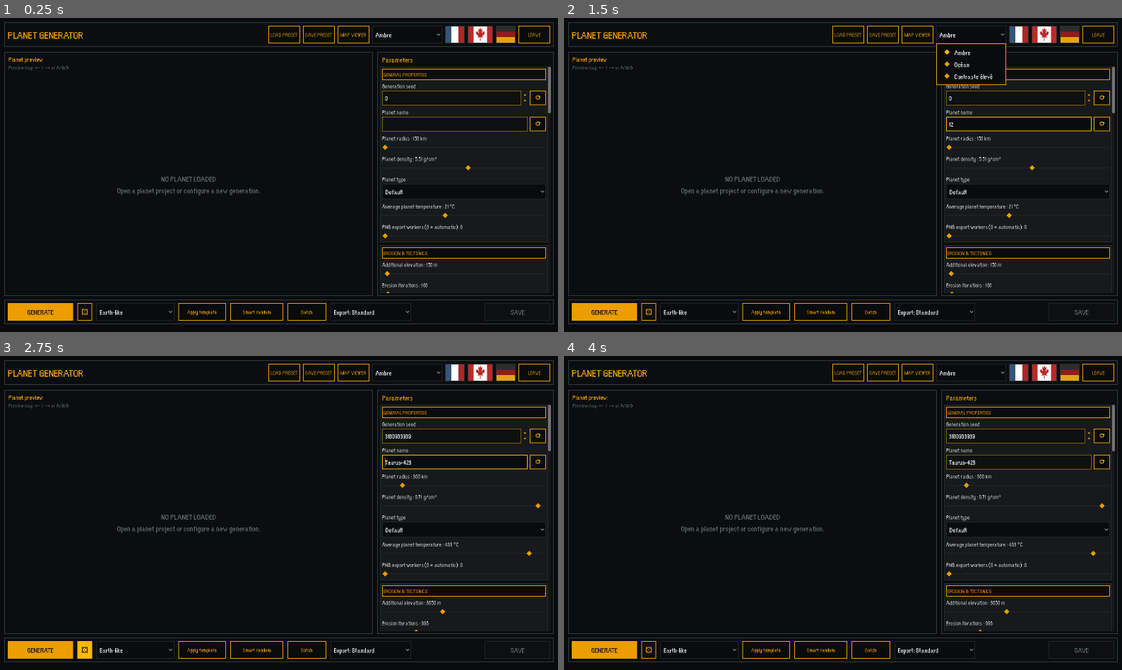
Above: before the commit, frames 1-4 (two rows, left to right).
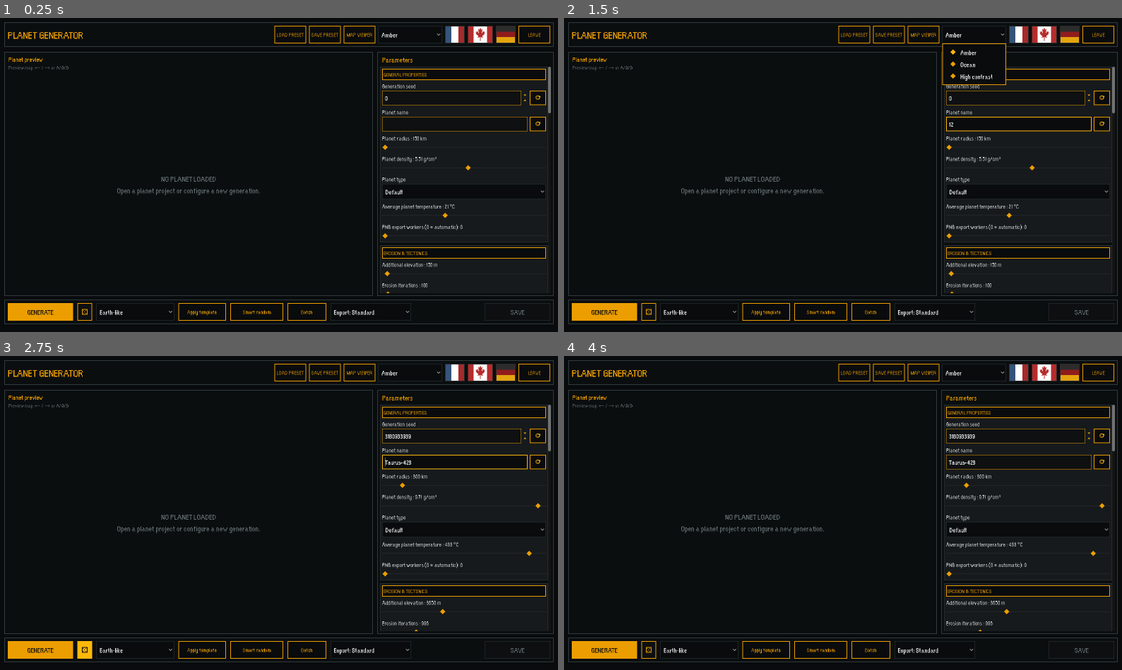
Above: after the commit, the same moments.

Repository: Jujedie/PlanetGenerator
Game: Godot game, scene res://data/scn/master.tscn
Two runs of this game, one before a commit and one after it. Both use one fixed random seed, a clock stepped at 60 frames per second and the inputs below.
Inputs (mouse positions are in pixels of both pictures, inside the frame that each line leads up to):
- Up to frame 1 (0.25 s): no input
- Up to frame 2 (1.5 s): click (1021, 124) at 0.52 s; type "12" at 0.6 s; click "Ambre" (after the commit: "Amber") at 1.25 s
- Up to frame 3 (2.75 s): click (83, 651) at 2 s
- Up to frame 4 (4 s): click "MAP VIEWER" at 2.75 s; click "PARAMETERS" at 3.5 s

The runs differ from the first frame. In frame 1, 0.3% of the frame differs, in the area x 48-72%, y 2-9%; in frame 2, 0.5%, in the area x 48-77%, y 2-22%; in frame 3, 0.3%; in frame 4, 0.3%.

Commit message:
feat: Ajouter des traductions pour les thèmes UI et améliorer la gestion des traductions

Diff:
--- a/data/translations/base.csv
+++ b/data/translations/base.csv
@@ -342,3 +342,7 @@
 UI_TOOLTIP_RESET_VIEW,Reset zoom and pan. Shortcut: Ctrl+0.,Réinitialiser le zoom et le déplacement. Raccourci : Ctrl+0.,Zoom und Verschiebung zurücksetzen. Tastenkürzel: Strg+0.
 UI_TOOLTIP_RANDOM_NAME,Generate a random planet name.,Générer un nom de planète aléatoire.,Einen zufälligen Planetennamen erzeugen.
 UI_TOOLTIP_RANDOM_SEED,Generate a random seed.,Générer une graine aléatoire.,Einen zufälligen Seed erzeugen.
+UI_THEME_AMBER,Amber,Ambre,Bernstein
+UI_THEME_OCEAN,Ocean,Océan,Ozean
+UI_THEME_HIGH_CONTRAST,High contrast,Contraste élevé,Hoher Kontrast
+UI_THEME_TOOLTIP,UI theme,Thème de l’interface,UI-Theme
--- a/src/classes/classes_io/ui_theme_manager.gd
+++ b/src/classes/classes_io/ui_theme_manager.gd
@@ -8,10 +8,10 @@
 const DEFAULT_THEME: StringName = &"amber"
 
 const THEME_ORDER: Array[StringName] = [&"amber", &"ocean", &"contrast"]
-const THEME_NAMES := {
-	&"amber": "Ambre",
-	&"ocean": "Océan",
-	&"contrast": "Contraste élevé",
+const THEME_NAME_KEYS := {
+	&"amber": "UI_THEME_AMBER",
+	&"ocean": "UI_THEME_OCEAN",
+	&"contrast": "UI_THEME_HIGH_CONTRAST",
 }
 
 const PALETTES := {
@@ -103,7 +103,7 @@
 
 
 func get_theme_name(theme_id: StringName) -> String:
-	return str(THEME_NAMES.get(theme_id, theme_id))
+	return tr(str(THEME_NAME_KEYS.get(theme_id, theme_id)))
 
 
 func get_theme_index(theme_id: StringName = current_theme_id) -> int:
--- a/src/scenes/master.gd
+++ b/src/scenes/master.gd
@@ -892,6 +892,8 @@
 func maj_labels() -> void:
 	if _parameter_workspace != null:
 		_parameter_workspace.refresh_translations()
+	if _viewer_workspace != null:
+		_viewer_workspace.refresh_translations()
 	_refresh_generation_status_translation()
 	_refresh_advanced_viewer_translation()
 
--- a/src/scenes/parameter_workspace.gd
+++ b/src/scenes/parameter_workspace.gd
@@ -696,7 +696,7 @@
 		theme_select.add_item(UITheme.get_theme_name(theme_id))
 		theme_select.set_item_metadata(theme_select.item_count - 1, theme_id)
 	theme_select.select(UITheme.get_theme_index())
-	theme_select.tooltip_text = "Thème / Theme"
+	theme_select.tooltip_text = tr("UI_THEME_TOOLTIP")
 
 
 func _on_theme_selected(index: int) -> void:
@@ -907,6 +907,7 @@
 func refresh_translations() -> void:
 	if root == null:
 		return
+	_populate_theme_selector()
 	preview_title_label.text = tr("VIEWER_PREVIEW")
 	preview_shortcuts_label.text = tr("PARAMETER_PREVIEW_SHORTCUTS")
 	parameter_title_label.text = tr("PARAMETRES")
--- a/src/scenes/reference_viewer_workspace.gd
+++ b/src/scenes/reference_viewer_workspace.gd
@@ -402,7 +402,12 @@
 		theme_select.add_item(UITheme.get_theme_name(theme_id))
 		theme_select.set_item_metadata(theme_select.item_count - 1, theme_id)
 	theme_select.select(UITheme.get_theme_index())
-	theme_select.tooltip_text = "Thème / Theme"
+	theme_select.tooltip_text = tr("UI_THEME_TOOLTIP")
+
+
+func refresh_translations() -> void:
+	if theme_select != null:
+		_populate_theme_selector()
 
 
 func _on_theme_selected(index: int) -> void:
--- a/tests/ui_theme_system.gd
+++ b/tests/ui_theme_system.gd
@@ -3,6 +3,7 @@
 
 func _ready() -> void:
 	var previous_theme: StringName = UITheme.current_theme_id
+	var previous_locale := TranslationServer.get_locale()
 	UITheme.set_theme(&"amber", false)
 	var master := (load("res://data/scn/master.tscn") as PackedScene).instantiate()
 	add_child(master)
@@ -14,6 +15,7 @@
 	assert(parameters != null and viewer != null)
 	assert(parameters.theme_select.item_count == UITheme.get_theme_ids().size())
 	assert(viewer.theme_select.item_count == UITheme.get_theme_ids().size())
+	_assert_theme_translations(parameters, viewer)
 	var parameter_background := parameters.root.get_node("Background") as ColorRect
 	var viewer_background := viewer.root.get_node("Background") as ColorRect
 	var amber_title_size := parameters.title_label.get_theme_font_size("font_size")
@@ -61,8 +63,30 @@
 		assert(capture.save_png("user://temp/theme_contrast_smoke.png") == OK)
 
 	UITheme.set_theme(previous_theme, false)
+	TranslationServer.set_locale(previous_locale)
 	print("UI theme system regression: PASS")
 	get_tree().quit(0)
+
+
+func _assert_theme_translations(
+	parameters: ParameterWorkspace,
+	viewer: ReferenceViewerWorkspace
+) -> void:
+	var expected := {
+		"en": ["Amber", "Ocean", "High contrast", "UI theme"],
+		"fr": ["Ambre", "Océan", "Contraste élevé", "Thème de l’interface"],
+		"de": ["Bernstein", "Ozean", "Hoher Kontrast", "UI-Theme"],
+	}
+	for locale in expected:
+		TranslationServer.set_locale(str(locale))
+		parameters.refresh_translations()
+		viewer.refresh_translations()
+		var translated: Array = expected[locale]
+		for index in range(3):
+			assert(parameters.theme_select.get_item_text(index) == translated[index])
+			assert(viewer.theme_select.get_item_text(index) == translated[index])
+		assert(parameters.theme_select.tooltip_text == translated[3])
+		assert(viewer.theme_select.tooltip_text == translated[3])
 
 
 func _same_color(left: Color, right: Color) -> bool:
Binary file changed: data/translations/base.de.translation
Binary file changed: data/translations/base.en.translation
Binary file changed: data/translations/base.fr.translation
